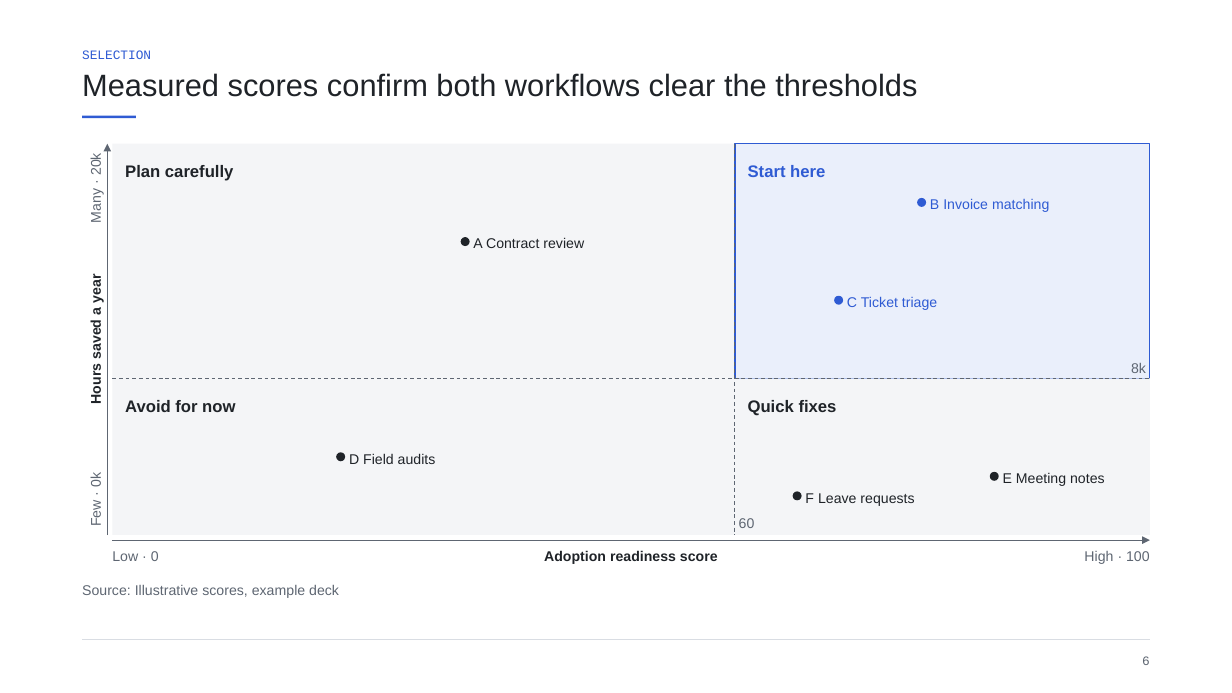
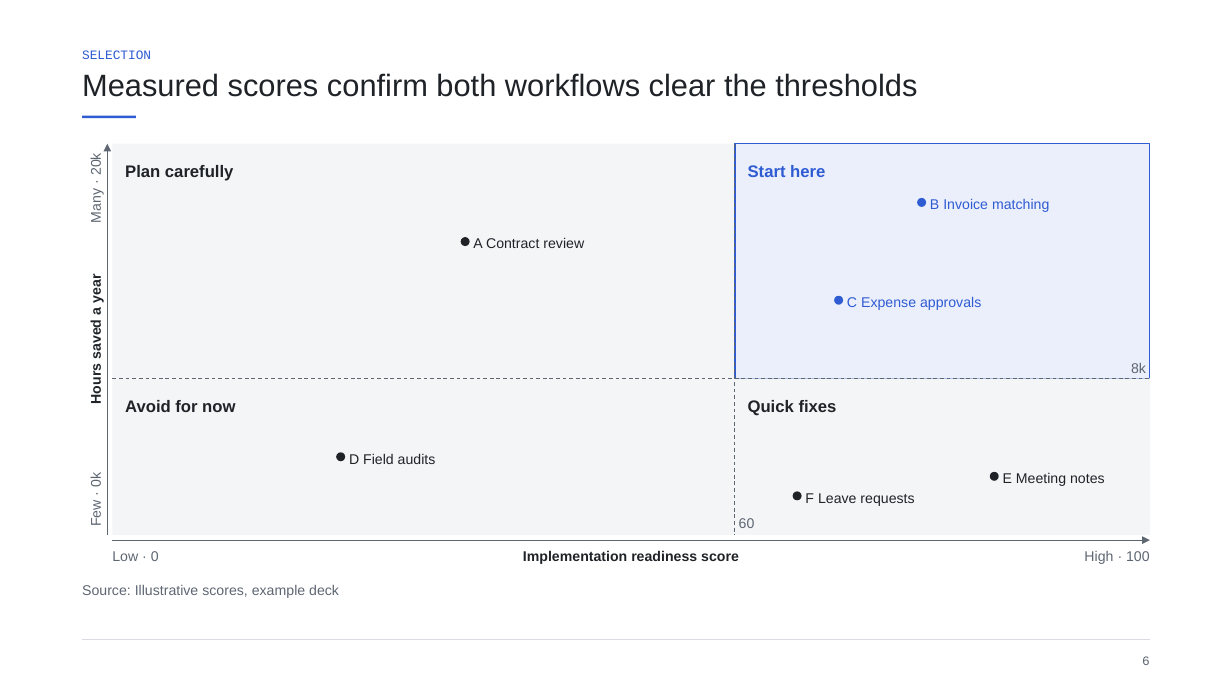
Before and after one commit to jeonghun-app/pptx-deck-skill, a slide deck: slide 6 of docs/examples/frameworks.pptx. Drawn at 1232x693 pixels with LibreOffice and Linux fonts; fonts in the diff are those of the drawing. Boxes give left, top, right and bottom in pixels: in the first picture for what was removed or moved away, otherwise in the second. Text is boxed around its words. In the diff, an @@ line names an element or a change of style, - is before the commit and + after.

```diff
--- a/docs/examples/frameworks.pptx
+++ b/docs/examples/frameworks.pptx
@@ text at (847, 296, 981, 310): text changed @@
-C Ticket triage
+C Expense approvals
@@ text at (523, 550, 739, 564): text changed @@
-Adoption readiness score
+Implementation readiness score
```
Also in this commit, not shown: 7 other slides changed, 28 other files.
